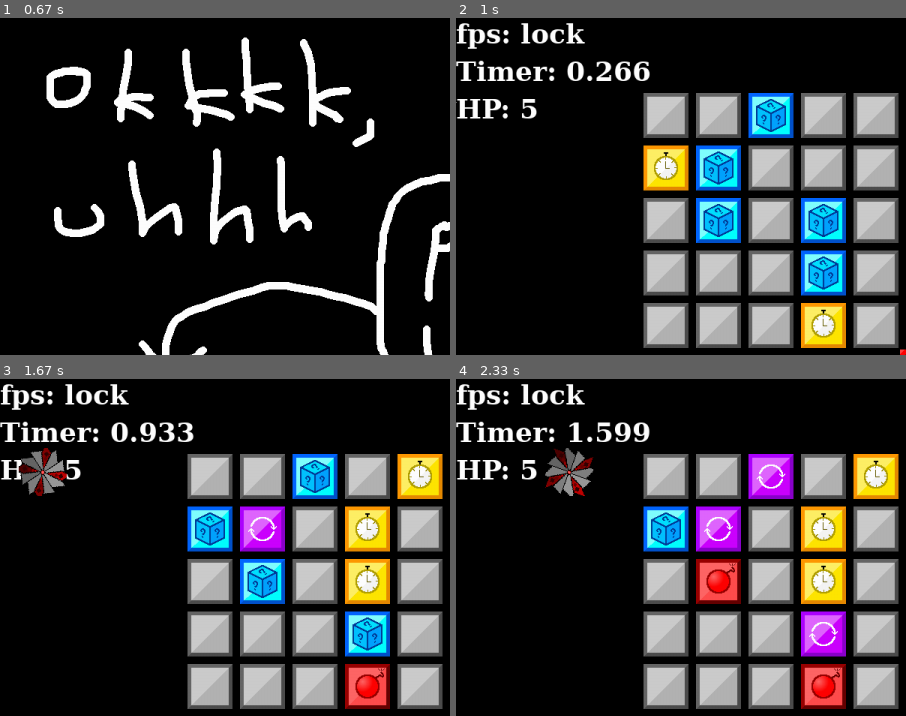
Above: before the commit, frames 1-4 (two rows, left to right).
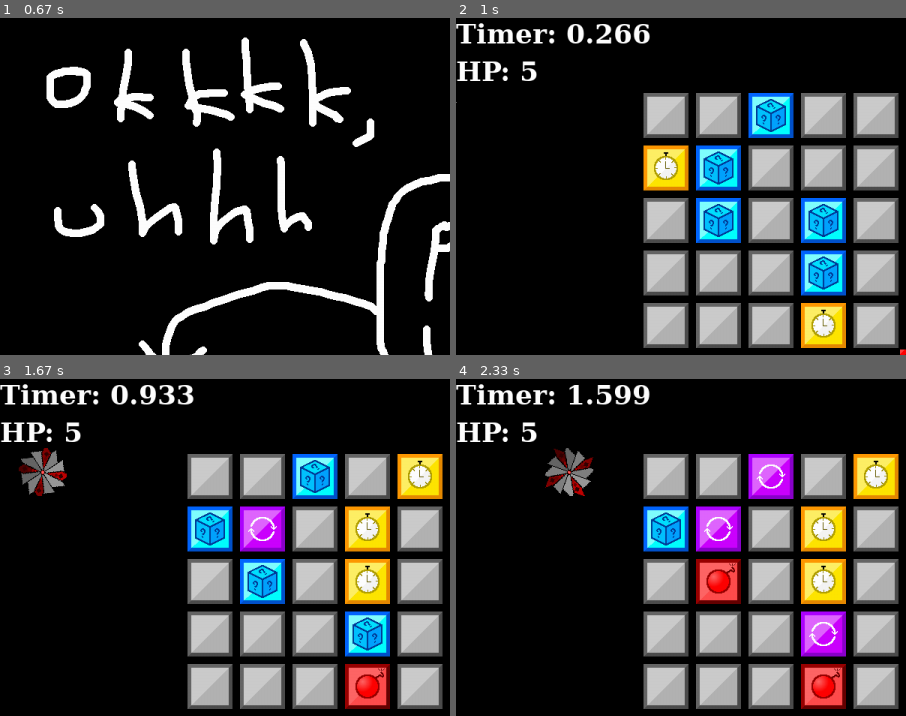
Above: after the commit, the same moments.

Repository: GitHubBoi415/Pygame-game
Game: pygame game, started from test.py
Two runs of this game, one before a commit and one after it. Both use one fixed random seed, a clock stepped at 60 frames per second and the inputs below.
Inputs (mouse positions are % of the whole screen's width and height, from its top left):
- Up to frame 1 (0.67 s): click (50, 50) at 0.38 s
- Up to frame 2 (1 s): click (75, 11) at 0.72 s
- Up to frame 3 (1.67 s): tap Space at 1.17, 1.57 s; hold Right from 1.5 s (still down); move the mouse to (26, 51) at 1.53 s
- Up to frame 4 (2.33 s): tap Space at 1.87, 2.07 s; release Right at 1.97 s; hold Up 2-2.3 s; move the mouse to (19, 35) at 2.03 s
The pictures show only the part of the screen within x 0-50%, y 0-50%; the shares and areas given below are measured in that part.

Frame 1 is identical in both runs. In frame 2, 3.4% of the frame differs, in the area x 0-44%, y 1-30%; in frame 3, 3.1%; in frame 4, 3.4%.

Commit message:
added some sfx

Diff:
--- a/test.py
+++ b/test.py
@@ -94,28 +94,40 @@
                 match int(target):
                     case 0:
                         timer_bonus += 5
+                        clock_sfx.play()
                     case 1:
+                        crunch_sfx.play()
                         random_seed_list = [random.randint(0, 99) for _ in range(100)]
                     case 2:
                         for i in range(100):
                             grid_array_info[i] = 0
+                        cymbal_sfx.play()
                     case 3:
                         player_health -= 1
+                        explo_sfx.play()
                     case 4:
                         timer_bonus += 5
+                        clock_sfx.play()
                     case 5:
                         player_health -= 1
+                        explo_sfx.play()
                     case 6:
+                        crunch_sfx.play()
                         random_seed_list = [random.randint(0, 99) for _ in range(100)]
                     case 7:
                         timer_bonus += 5
+                        clock_sfx.play()
                     case 8:
+                        crunch_sfx.play()
                         random_seed_list = [random.randint(0, 99) for _ in range(100)]
                     case 9:
                         player_health -= 1
+                        explo_sfx.play()
                     case 10:
                         player_health += 1
+                        glug_sfx.play()
                     case 11:
+                        death_sfx.play()
                         screen_type = "Death"
                     case _:
                         print(target)
@@ -245,15 +257,15 @@
 grid_swap_speed = 1
 player_health = 5
 
-pygame.display.set_caption('i love being able to edit what the pygame window says')
+pygame.display.set_caption('I love you pygame!!! <3')
 
 # WINDOWS
-imagepath = os.path.abspath(__file__)[:-len(os.path.basename(__file__))] + "\images"
+imagepath = os.path.abspath(__file__)[:-len(os.path.basename(__file__))] + "\data"
 
 # MAC
 # imagepath =
 # IMPORTANT!!! when distributing, use the lower line, the top one is for your personal 'puter
-start_img = pygame.transform.scale(pygame.image.load(imagepath + '\start_btn.png').convert_alpha(),(60,700))
+# start_img = pygame.transform.scale(pygame.image.load(imagepath + '\start_btn.png').convert_alpha(),(60,700))
 select_img = pygame.image.load(imagepath + '\Select.png')
 blank_img = pygame.image.load(imagepath + '\Blank.png')
 bomb_img = pygame.image.load(imagepath + '\Bomb.png')
@@ -273,6 +285,15 @@
 start_button_img = pygame.image.load(imagepath + '\START.png')
 start_button_img_2 = pygame.image.load(imagepath + '\START_2.png')
 # start_img = pygame.image.load(resource_path('start_btn.png')).convert_alpha()
+
+click_sfx = pygame.mixer.Sound(imagepath + '\pop.wav')
+death_sfx = pygame.mixer.Sound(imagepath + '\death.wav')
+cymbal_sfx = pygame.mixer.Sound(imagepath + '\crash cymbal.wav')
+glug_sfx = pygame.mixer.Sound(imagepath + '\glug.wav')
+crunch_sfx = pygame.mixer.Sound(imagepath + '\crunch.wav')
+clang_sfx = pygame.mixer.Sound(imagepath + '\clang.wav')
+clock_sfx = pygame.mixer.Sound(imagepath + '\clock.wav')
+explo_sfx = pygame.mixer.Sound(imagepath + '\explo squish.wav')
 
 player_pos = pygame.Vector2((screen.get_width()/2) - 8, (screen.get_height()/2) - 8)
 
@@ -316,16 +337,19 @@
                 if button.collidepoint(event.pos):
                     pygame.quit()
                 if button_2.collidepoint(event.pos):
+                    click_sfx.play()
                     screen_type = "Tutorial"
                     # t = threading.Thread(target=parallel_process)
                     # t.start()
             if SC("Tutorial"):
                 if button_3.collidepoint(event.pos):
+                    click_sfx.play()
                     screen_type = "Game"
                     seconds_elapsed = 0
                     randomizer_timer = 0
             if SC("Death"):
                 if button_4.collidepoint(event.pos):
+                    click_sfx.play()
                     screen_type = "Menu"
                     random_seed = random.randint(999, 999999)
                     random_seed_list = [random.randint(0, 99) for _ in range(100)]
@@ -384,7 +408,7 @@
         grid_swap_speed = 1.0
         # egg = font.render(str(player_pos.x) + ' ' + str(player_pos.y),True, 'white')
         egg = font.render('fps: ' + str(clock)[11:16],True, 'white')
-        screen.blit(egg,(0, 0))
+        # screen.blit(egg,(0, 850))
         start_time = time.time()
         end_time = time.time()
         # elapsed_time = end_time - start_times
@@ -393,8 +417,8 @@
         timer = font.render(f"Timer: " + str((time_to_display)),True, 'white')
         # timer = font.render(f"Timer: " + str(givetime()),3,True, 'white')
         health_display = font.render(f"HP: " + str((player_health)),True, 'white')
-        screen.blit(timer,(0, 50))
-        screen.blit(health_display,(0, 100))
+        screen.blit(timer,(0, 0))
+        screen.blit(health_display,(0, 50))
         drawGrid()
         if (sawbladeR_x > 1300):
             sawbladeR_x = -100
@@ -416,15 +440,19 @@
         if (coordinates_touching(player_pos.x,player_pos.y,sawbladeR_x,sawbladeR_y,130)):
             player_health -= 1
             sawbladeR_x = 1300
+            clang_sfx.play()
         if (coordinates_touching(player_pos.x,player_pos.y,sawbladeL_x,sawbladeL_y,130)):
             player_health -= 1
             sawbladeL_x = -100
+            clang_sfx.play()
         if (coordinates_touching(player_pos.x,player_pos.y,sawbladeU_x,sawbladeU_y,130)):
             player_health -= 1
             sawbladeU_y = -100
+            clang_sfx.play()
         if (coordinates_touching(player_pos.x,player_pos.y,sawbladeD_x,sawbladeD_y,130)):
             player_health -= 1
             sawbladeD_y = 1000
+            clang_sfx.play()
         screen.blit(rot_center(sawblade_img, float(seconds_elapsed) * 1000),(sawbladeR_x,sawbladeR_y))
         screen.blit(rot_center(sawblade_img, float(seconds_elapsed) * 1000),(sawbladeL_x,sawbladeL_y))
         screen.blit(rot_center(sawblade_img, float(seconds_elapsed) * 1000),(sawbladeU_x,sawbladeU_y))
Renamed: images/Blank.png -> data/Blank.png
Renamed: images/Bomb.png -> data/Bomb.png
Renamed: images/Clock.png -> data/Clock.png
Renamed: images/Death Screen.png -> data/Death Screen.png
Renamed: images/Dice.png -> data/Dice.png
Renamed: images/Disabled.png -> data/Disabled.png
Renamed: images/End Tutorial Button Hovered Over.png -> data/End Tutorial Button Hovered Over.png
Renamed: images/End Tutorial Button.png -> data/End Tutorial Button.png
Renamed: images/Heal.png -> data/Heal.png
Renamed: images/Intro Tutorial Screen.png -> data/Intro Tutorial Screen.png
Renamed: images/Reset.png -> data/Reset.png
Renamed: images/Return to Main Menu Hovered Over.png -> data/Return to Main Menu Hovered Over.png
(and 15 more such lines)
